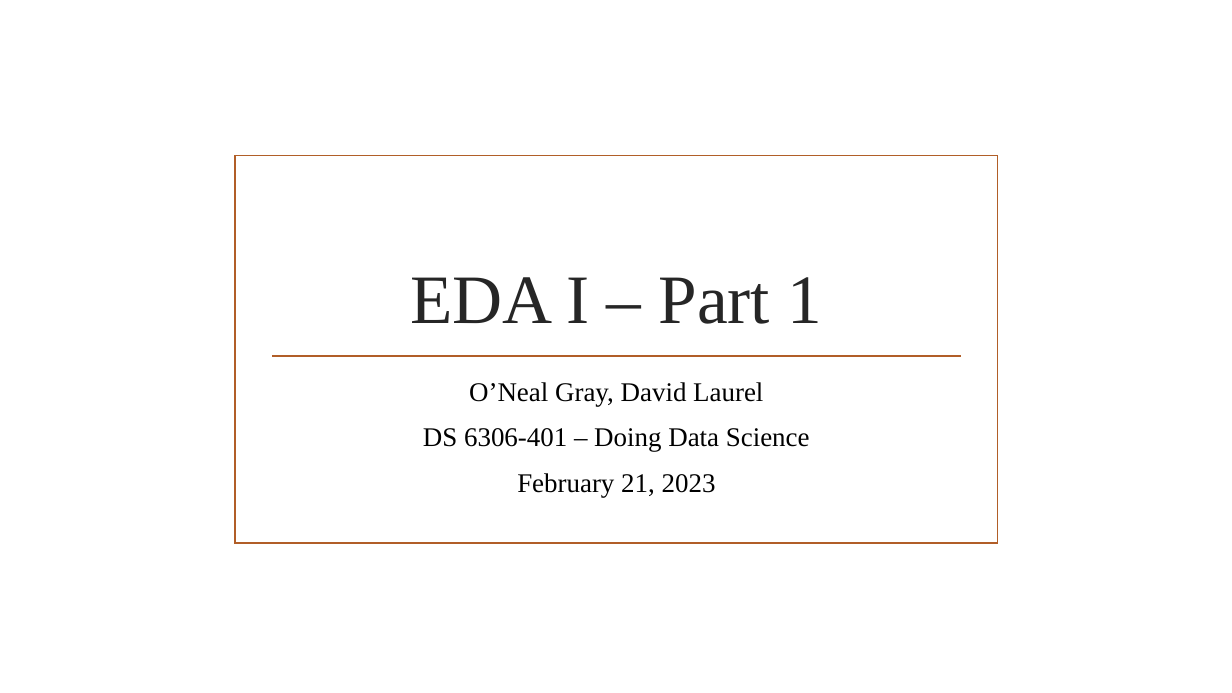
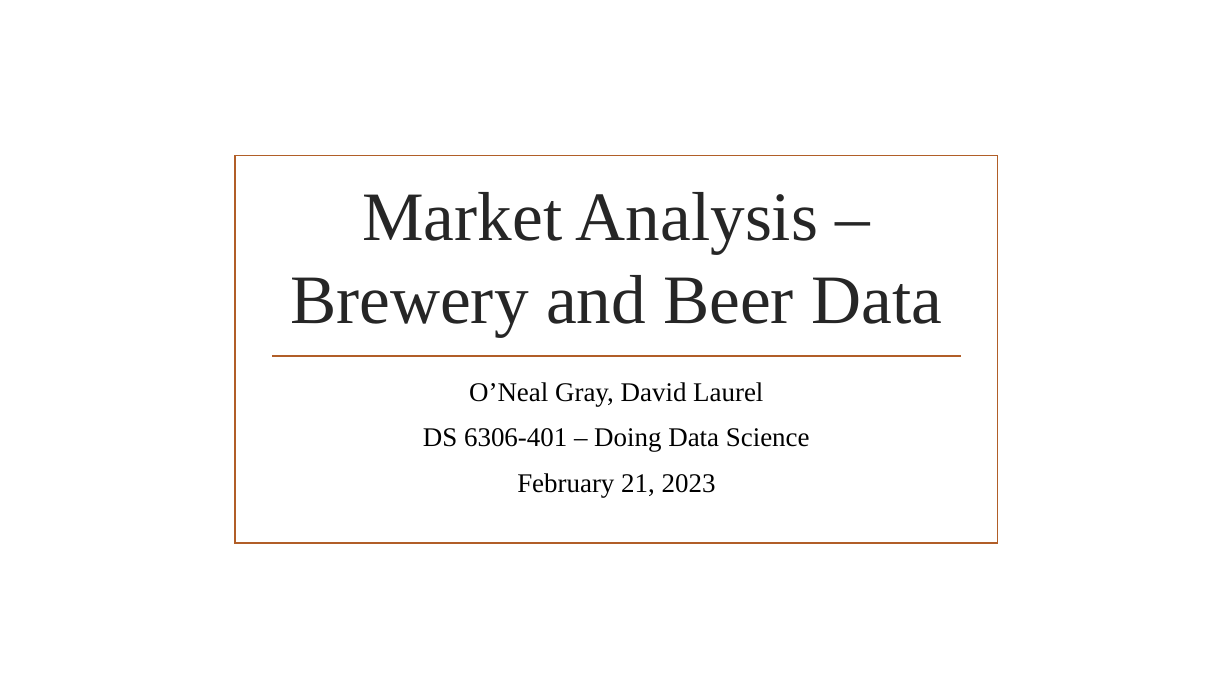
Before and after one commit to DHLaurel/DoingDataScience, a slide deck: slide 1 of BeersAndBreweries/EDA I – Part 1.pptx. Drawn at 1232x693 pixels with LibreOffice and Linux fonts; fonts in the diff are those of the drawing; background and template pictures are left out. Boxes give left, top, right and bottom in pixels: in the first picture for what was removed or moved away, otherwise in the second. Text is boxed around its words. In the diff, an @@ line names an element or a change of style, - is before the commit and + after.

```diff
--- a/BeersAndBreweries/EDA I – Part 1.pptx
+++ b/BeersAndBreweries/EDA I – Part 1.pptx
@@ title at [290, 192, 942, 337]: text changed @@
-EDA I – Part 1
+Market Analysis – Brewery and Beer Data
```
Also in this commit, not shown: 2 other slides changed, 2 other files.
